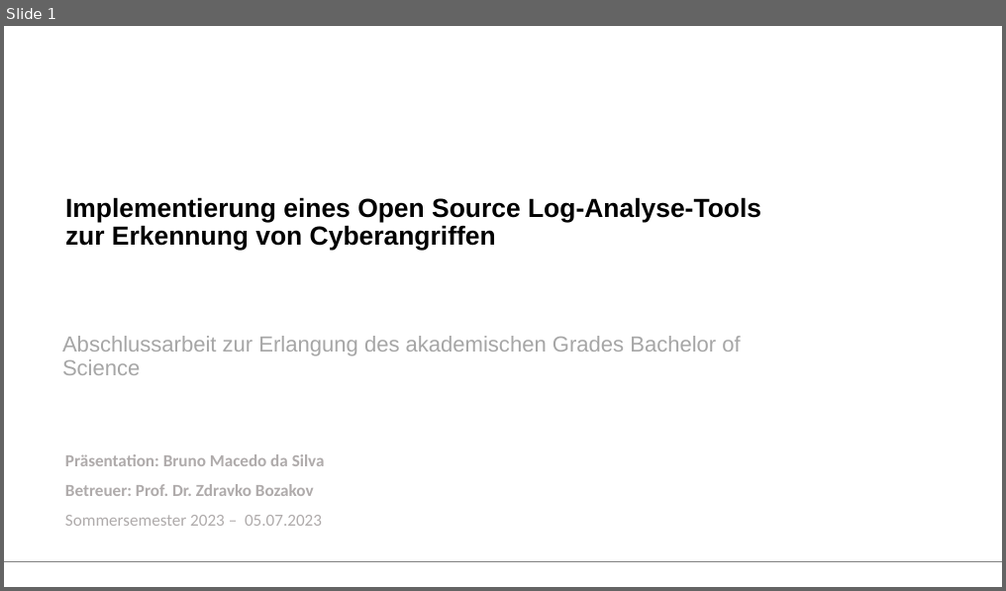
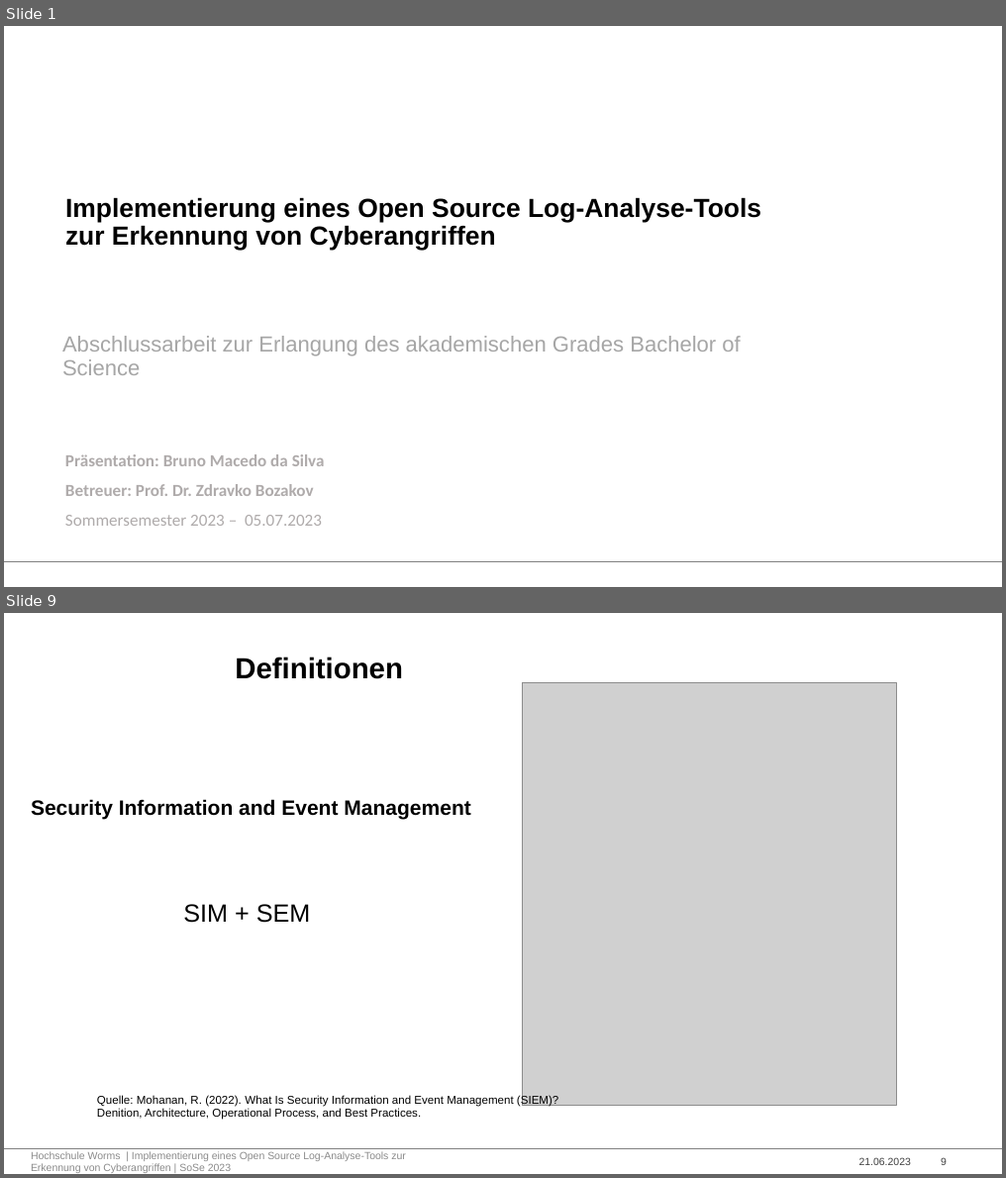
Before and after one commit to Bruno-Macedo/Praxisbericht_Bacherloarbeit, a slide deck: Macedo_da_Silva_Bruno_BA-Praesentation.pptx. Shown one above the other, each under a label of ours: slide 1 before the commit, slides 1 and 9 after it; the slides between them are not shown. The pictures are 1006x591 and 1006x1178 pixels, drawn with LibreOffice and Linux fonts; fonts in the diff are those of the drawing; grey boxes stand for pictures; background and template pictures are left out. Boxes give left, top, right and bottom in pixels: in the first picture for what was removed or moved away, otherwise in the second. Text is boxed around its words. In the diff, an @@ line names an element or a change of style, - is before the commit and + after.

Commit message:
Definitionen

```diff
--- a/Macedo_da_Silva_Bruno_BA-Praesentation.pptx
+++ b/Macedo_da_Silva_Bruno_BA-Praesentation.pptx
@@ slide 9 added at [4,613,1002,1174], background #FFFFFF; not listed: 1 template element that a slide beside it also shows @@
@@ title added at [235,657,403,679], 28 pt, text #000000, bold @@
+Definitionen
@@ picture added at [523,682,897,1106] @@
@@ text added at [31,799,470,819], 20 pt, text #000000, bold @@
+Security Information and Event Management
@@ text added at [183,904,311,923], 24 pt, text #000000 @@
+SIM + SEM
@@ text added at [97,1095,558,1120], 11 pt, text #000000 @@
+Quelle: Mohanan, R. (2022). What Is Security Information and Event Management (SIEM)?Denition, Architecture, Operational Process, and Best Practices.
@@ text added at [31,1152,406,1173], 10 pt, text #8C8C8C @@
+Hochschule Worms | Implementierung eines Open Source Log-Analyse-Tools zur Erkennung von Cyberangriffen | SoSe 2023
@@ text added at [859,1157,911,1165], 10 pt, text #404040 @@
+21.06.2023
@@ page number added at [941,1158,946,1165], 10 pt, text #404040 @@
+9
```
Also in this commit, not shown: 10 slides changed, 9 other slides added, 1 other file.
